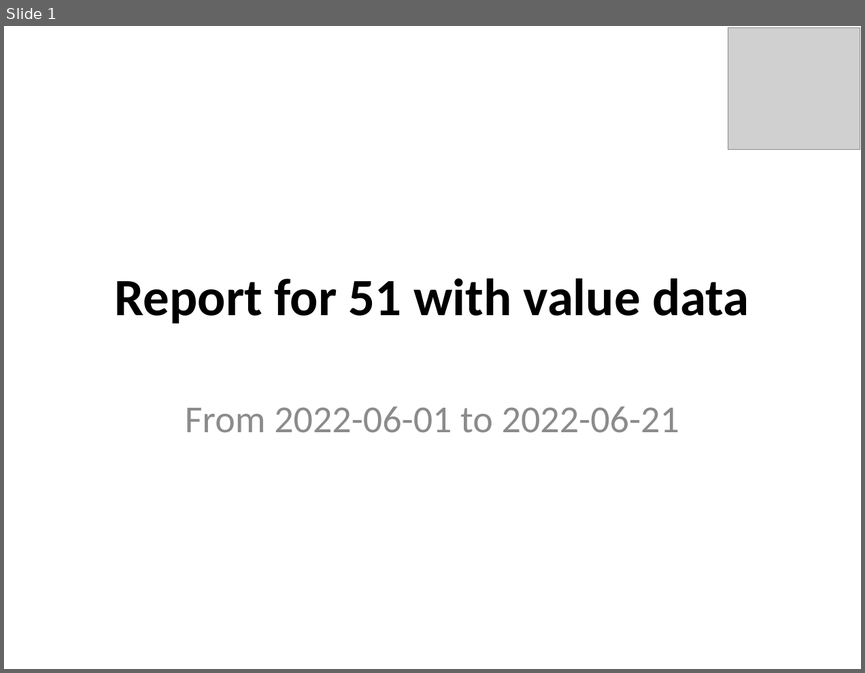
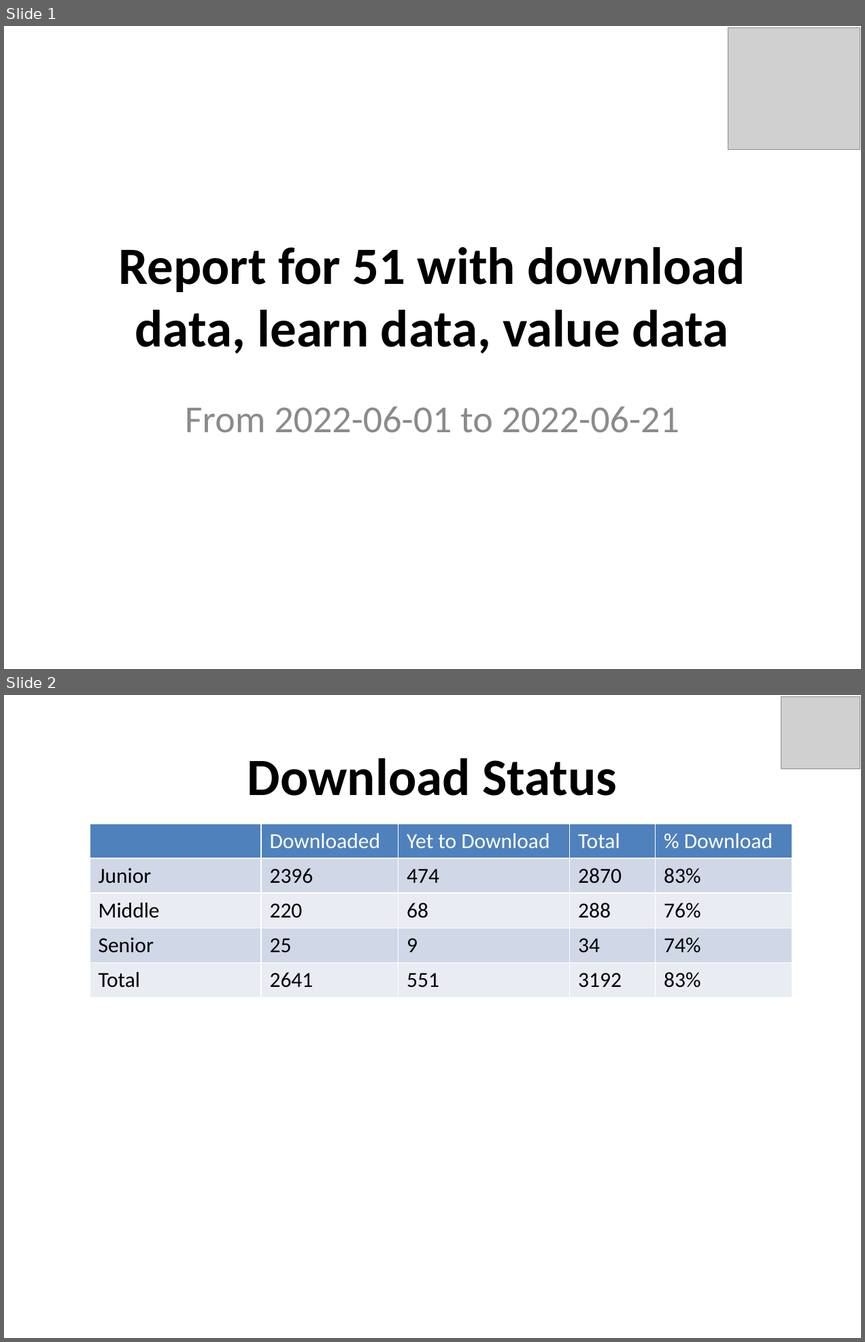
Before and after one commit to taranag/CodeProjects, a slide deck: FlaskApp/generated/Company51ByLevelFrom2022-06-01To2022-06-21.pptx. Shown one above the other, each under a label of ours: slide 1 before the commit, slides 1 and 2 after it. The pictures are 865x673 and 865x1342 pixels, drawn with LibreOffice and Linux fonts; fonts in the diff are those of the drawing; grey boxes stand for pictures. Boxes give left, top, right and bottom in pixels: in the first picture for what was removed or moved away, otherwise in the second. Text is boxed around its words. In the diff, an @@ line names an element or a change of style, - is before the commit and + after.

```diff
--- a/FlaskApp/generated/Company51ByLevelFrom2022-06-01To2022-06-21.pptx
+++ b/FlaskApp/generated/Company51ByLevelFrom2022-06-01To2022-06-21.pptx
@@ slide 2 added at [4,695,861,1338], background #FFFFFF @@
@@ picture added at [781,697,860,768] @@
@@ title added at [247,758,617,796], 44 pt, text #000000, bold @@
+Download Status
@@ table added at [90,824,792,995], 5 rows, 5 columns @@
+ | Downloaded | Yet to Download | Total | % Download
+Junior | 2396 | 474 | 2870 | 83%
+Middle | 220 | 68 | 288 | 76%
+Senior | 25 | 9 | 34 | 74%
+Total | 2641 | 551 | 3192 | 83%
@@ slide 1 changed as well @@
@@ title at [118,247,745,354]: text changed @@
-Report for 51 with value data
+Report for 51 with download data, learn data, value data
```
Also in this commit, not shown: 3 other slides changed, 4 other slides added, 6 slides removed, 12 other files.
